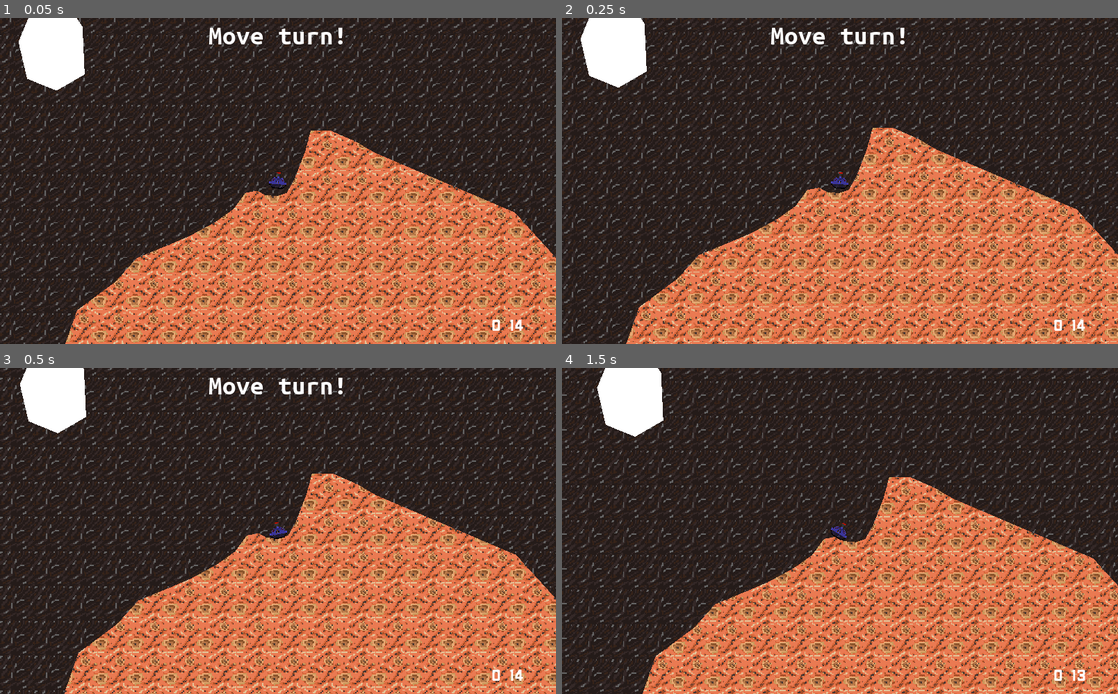
Above: before the commit, frames 1-4 (two rows, left to right).
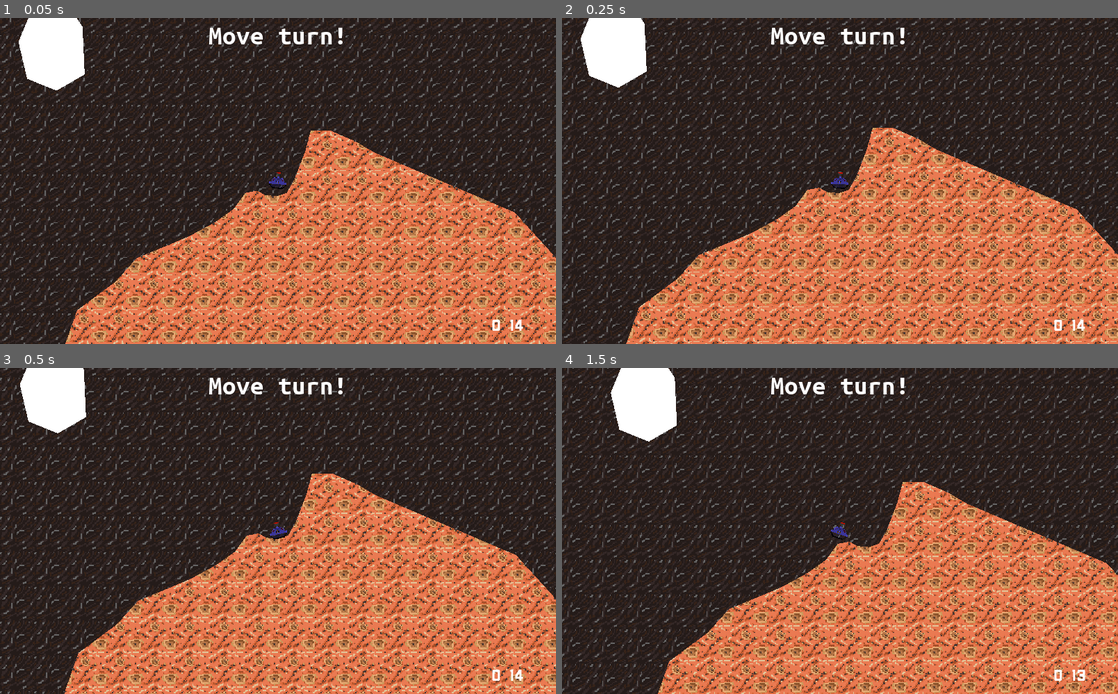
Above: after the commit, the same moments.

Repository: Blinc13/terrain_commander
Game: Godot game, scene res://TestScene.tscn
Two runs of this game, one before a commit and one after it. Both use one fixed random seed, a clock stepped at 60 frames per second and the inputs below. Before the commit the project has no main scene; this scene is started directly in both runs.
Inputs (mouse positions are in pixels of both pictures, inside the frame that each line leads up to):
- Up to frame 1 (0.05 s): no input
- Up to frame 2 (0.25 s): no input
- Up to frame 3 (0.5 s): no input
- Up to frame 4 (1.5 s): move the mouse to (962, 514) at 0.52 s; hold A (right) 0.53-1.28 s; click (962, 514) at 0.6 s; move the mouse to (728, 547) at 1.27 s; hold S (down) from 1.28 s (still down); click (728, 547) at 1.35 s

The runs differ from the first frame. In frame 1, less than 0.1% of the frame differs, in the area x 48-49%, y 51-52%; in frame 2, less than 0.1%; in frame 3, 3.8%; in frame 4, 30%, in the area x 0-100%, y 0-100%.

Commit message:
Add main menu prototype

Diff:
--- a/project.godot
+++ b/project.godot
@@ -39,6 +39,7 @@
 [application]
 
 config/name="Terrain commander"
+run/main_scene="res://scenes/ui/MainMenu.tscn"
 config/icon="res://icon.png"
 
 [autoload]
--- /dev/null
+++ b/scenes/ui/MainMenu.tscn
@@ -0,0 +1,89 @@
+[gd_scene load_steps=4 format=2]
+
+[ext_resource path="res://assets/fonts/Ubuntu_Mono/UbuntuMono-Regular.ttf" type="DynamicFontData" id=1]
+[ext_resource path="res://src/ui/main_menu.gd" type="Script" id=2]
+
+[sub_resource type="DynamicFont" id=1]
+size = 55
+font_data = ExtResource( 1 )
+
+[node name="Control" type="Control"]
+anchor_right = 1.0
+anchor_bottom = 1.0
+script = ExtResource( 2 )
+
+[node name="VBoxContainer" type="VBoxContainer" parent="."]
+anchor_top = 0.5
+anchor_right = 1.0
+anchor_bottom = 0.5
+margin_top = -251.0
+margin_bottom = 257.0
+alignment = 1
+
+[node name="Label" type="Label" parent="VBoxContainer"]
+margin_right = 1024.0
+margin_bottom = 56.0
+custom_fonts/font = SubResource( 1 )
+text = "Terrain Commander"
+align = 1
+
+[node name="Separator" type="Control" parent="VBoxContainer"]
+margin_top = 60.0
+margin_right = 1024.0
+margin_bottom = 144.0
+size_flags_vertical = 3
+size_flags_stretch_ratio = 0.34
+
+[node name="HBoxContainer" type="HBoxContainer" parent="VBoxContainer"]
+margin_top = 148.0
+margin_right = 1024.0
+margin_bottom = 397.0
+size_flags_vertical = 3
+
+[node name="Separator" type="Control" parent="VBoxContainer/HBoxContainer"]
+margin_right = 349.0
+margin_bottom = 249.0
+size_flags_horizontal = 3
+
+[node name="VBoxContainer" type="VBoxContainer" parent="VBoxContainer/HBoxContainer"]
+margin_left = 353.0
+margin_right = 670.0
+margin_bottom = 249.0
+size_flags_horizontal = 3
+size_flags_stretch_ratio = 0.91
+
+[node name="PlayButton" type="Button" parent="VBoxContainer/HBoxContainer/VBoxContainer"]
+margin_right = 317.0
+margin_bottom = 107.0
+size_flags_vertical = 3
+text = "Play"
+
+[node name="Separator" type="Control" parent="VBoxContainer/HBoxContainer/VBoxContainer"]
+margin_top = 111.0
+margin_right = 317.0
+margin_bottom = 137.0
+size_flags_vertical = 3
+size_flags_stretch_ratio = 0.24
+
+[node name="QuitButton" type="Button" parent="VBoxContainer/HBoxContainer/VBoxContainer"]
+margin_top = 141.0
+margin_right = 317.0
+margin_bottom = 249.0
+size_flags_vertical = 3
+text = "Quit"
+
+[node name="Separator2" type="Control" parent="VBoxContainer/HBoxContainer"]
+margin_left = 674.0
+margin_right = 1024.0
+margin_bottom = 249.0
+size_flags_horizontal = 3
+
+[node name="Separator2" type="Control" parent="VBoxContainer"]
+margin_top = 401.0
+margin_right = 1024.0
+margin_bottom = 508.0
+size_flags_vertical = 3
+size_flags_stretch_ratio = 0.43
+
+[connection signal="pressed" from="VBoxContainer/HBoxContainer/VBoxContainer/PlayButton" to="." method="play"]
+[connection signal="pressed" from="VBoxContainer/HBoxContainer/VBoxContainer/QuitButton" to="." method="quit"]
--- a/src/objects/player.gd
+++ b/src/objects/player.gd
@@ -6,7 +6,7 @@
 
 export(float) var BARREL_MOVE_SPEED = 10.0
 export(float) var ACCELERATION = 15.0
-export(float) var STABLIZATION = 1.2
+export(float) var STABLIZATION = 3
 export(float) var FIRE_ENERGY = 500.0
 
 onready var barrel = $Barrel
--- a/src/objects/terrain_manager.gd
+++ b/src/objects/terrain_manager.gd
@@ -41,9 +41,9 @@
 
 		if child is Polygon2D:
 			var params = TerrainFragment.Parameters.new(child.texture, child.material)
-			var new_child = TerrainFragment.new(child.polygon, params)
 
-			add_child(new_child)
+			create_fragment(child.polygon, params)
+
 			child.queue_free()
 
 func _init():
--- a/src/ui/in_game_ui.gd
+++ b/src/ui/in_game_ui.gd
@@ -1,4 +1,6 @@
 extends Control
+
+export(float) var TURN_LABEL_DURATION = 4.0
 
 onready var game = BaseNodes.game
 
@@ -22,7 +24,7 @@
 	turn_label.text = text
 	turn_label.show()
 
-	hide_timer.start(1)
+	hide_timer.start(TURN_LABEL_DURATION)
 
 func time_to_string(time: float) -> String:
 	var seconds = int(time)
--- /dev/null
+++ b/src/ui/main_menu.gd
@@ -0,0 +1,8 @@
+extends Control
+
+
+func quit():
+	get_tree().quit(0)
+
+func play():
+	pass # TODO: Finish script
